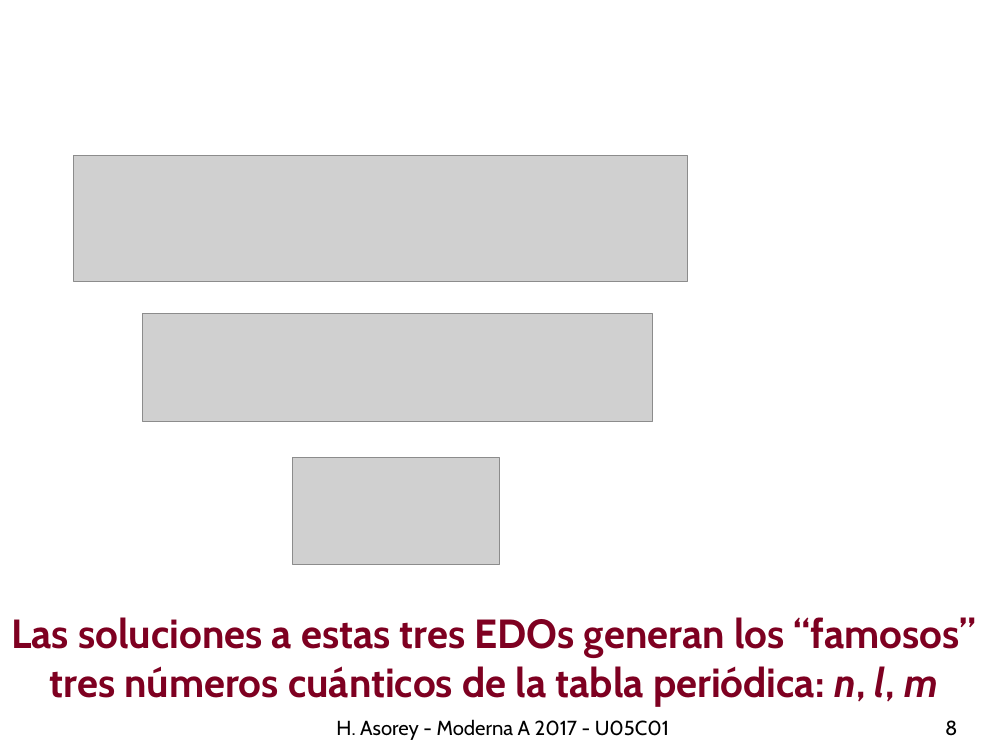
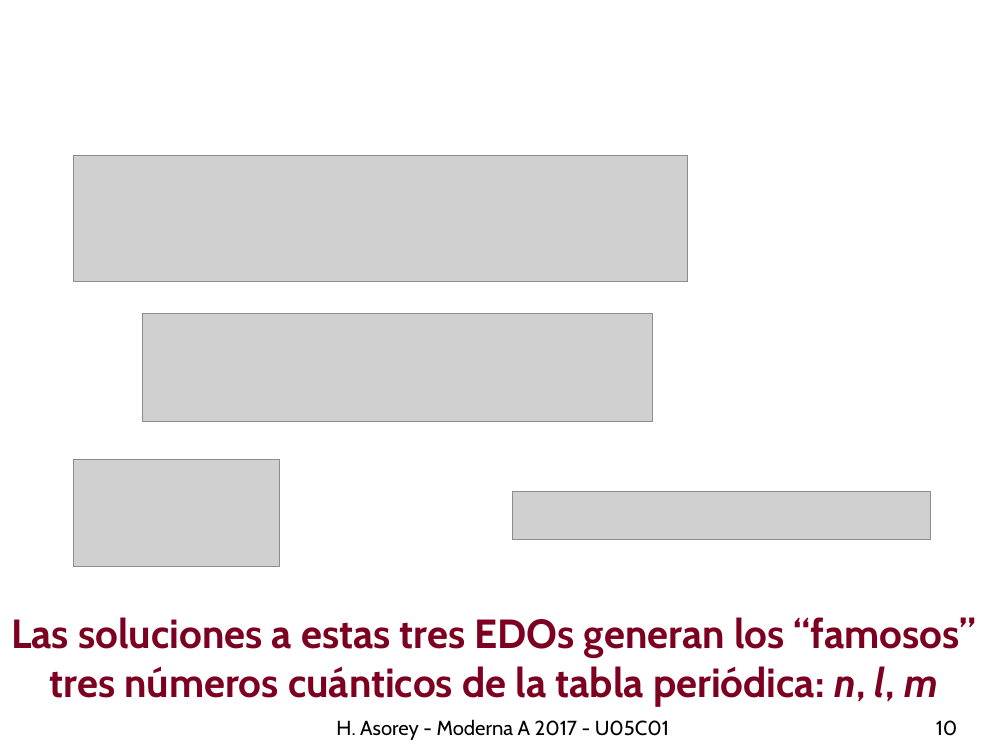
Before and after one commit to asoreyh/unrn-moderna-a, a slide deck: slide 10 of clases/moderna-a-2017-U05C02-0106-hidrogeno-soluciones.odp (slide 8 before the commit). Drawn at 1008x756 pixels with LibreOffice and Linux fonts; fonts in the diff are those of the drawing; grey boxes stand for pictures; background and template pictures are left out. Boxes give left, top, right and bottom in pixels: in the first picture for what was removed or moved away, otherwise in the second. Text is boxed around its words. In the diff, an @@ line names an element or a change of style, - is before the commit and + after.

```diff
--- a/clases/moderna-a-2017-U05C02-0106-hidrogeno-soluciones.odp
+++ b/clases/moderna-a-2017-U05C02-0106-hidrogeno-soluciones.odp
@@ picture: place and size @@
-picture at (293,457,499,564)
+picture at (73,460,280,567)
@@ picture added at (512,492,930,540) @@
@@ page number at (936,720,958,736): text changed @@
-8
+10
```
Also in this commit, not shown: 1 other slide changed, 19 slides added, 4 other files.
